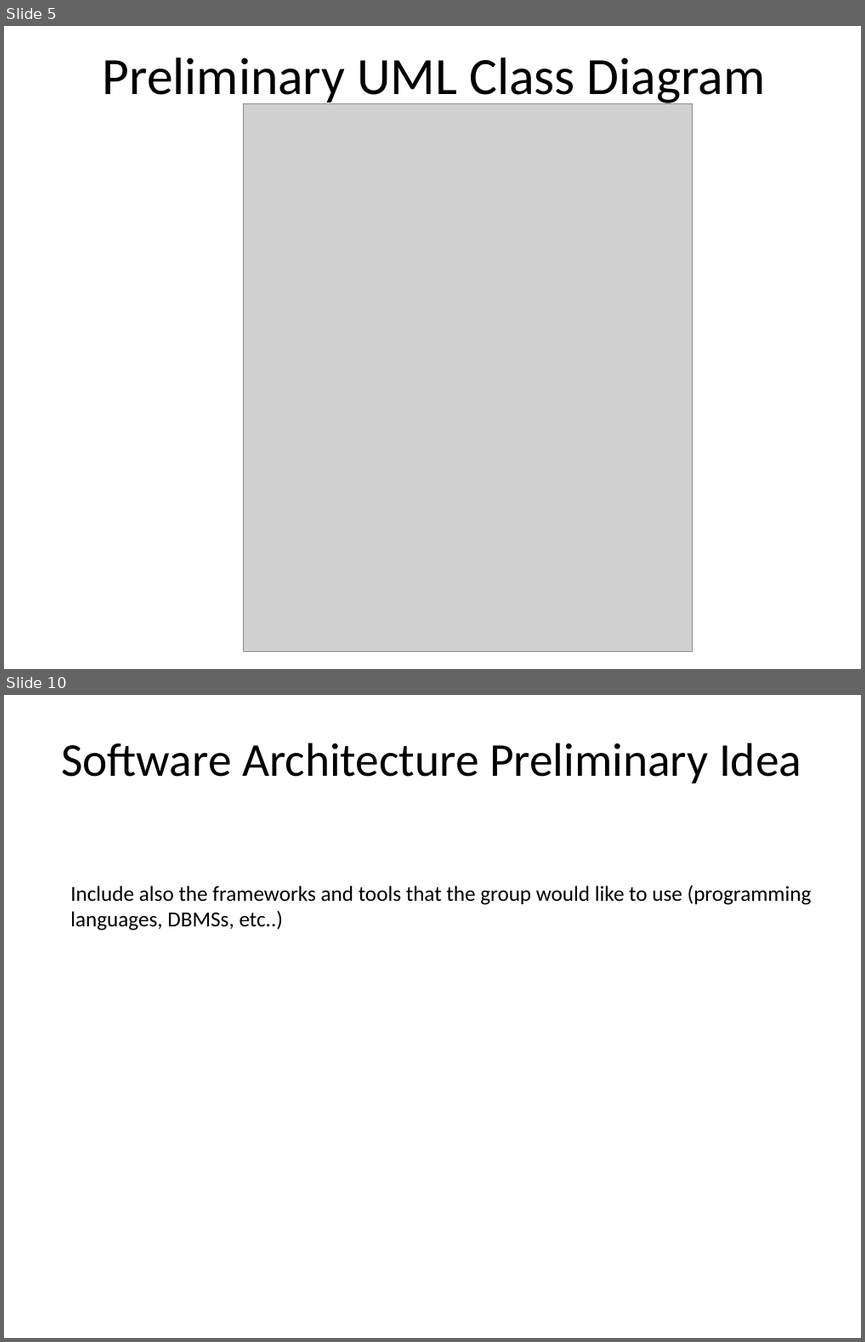
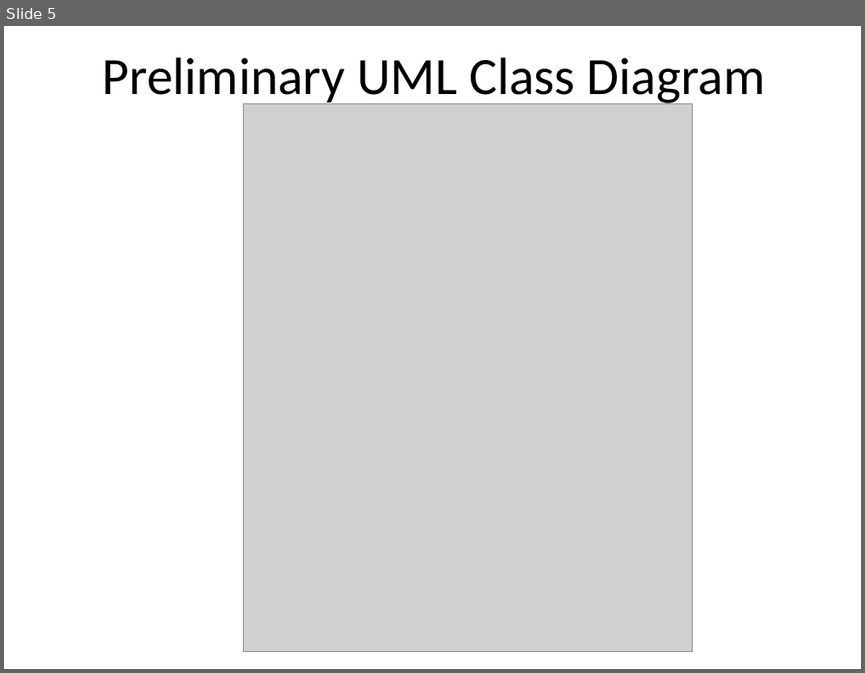
Before and after one commit to JacopoCarlon/LSMSDB_Project, a slide deck: 070_presentation/CarlonRiccardiElOurrak_ProjectDesignPresentation.pptx. Shown one above the other, each under a label of ours: slides 5 and 10 before the commit, slide 5 after it; the slides between them are not shown. The pictures are 865x1342 and 865x673 pixels, drawn with LibreOffice and Linux fonts; fonts in the diff are those of the drawing; grey boxes stand for pictures; background and template pictures are left out. Boxes give left, top, right and bottom in pixels: in the first picture for what was removed or moved away, otherwise in the second. Text is boxed around its words. In the diff, an @@ line names an element or a change of style, - is before the commit and + after.

```diff
--- a/070_presentation/CarlonRiccardiElOurrak_ProjectDesignPresentation.pptx
+++ b/070_presentation/CarlonRiccardiElOurrak_ProjectDesignPresentation.pptx
@@ slide 10 removed at (x1=4, y1=695, x2=861, y2=1338), background #FFFFFF @@
@@ title removed at (x1=61, y1=743, x2=801, y2=783) @@
-Software Architecture Preliminary Idea
@@ text removed at (x1=70, y1=885, x2=812, y2=930) @@
-Include also the frameworks and tools that the group would like to use (programming languages, DBMSs, etc..)
```
Also in this commit, not shown: 3 slides changed, 3 slides added, 2 other slides removed, 2 other files.
